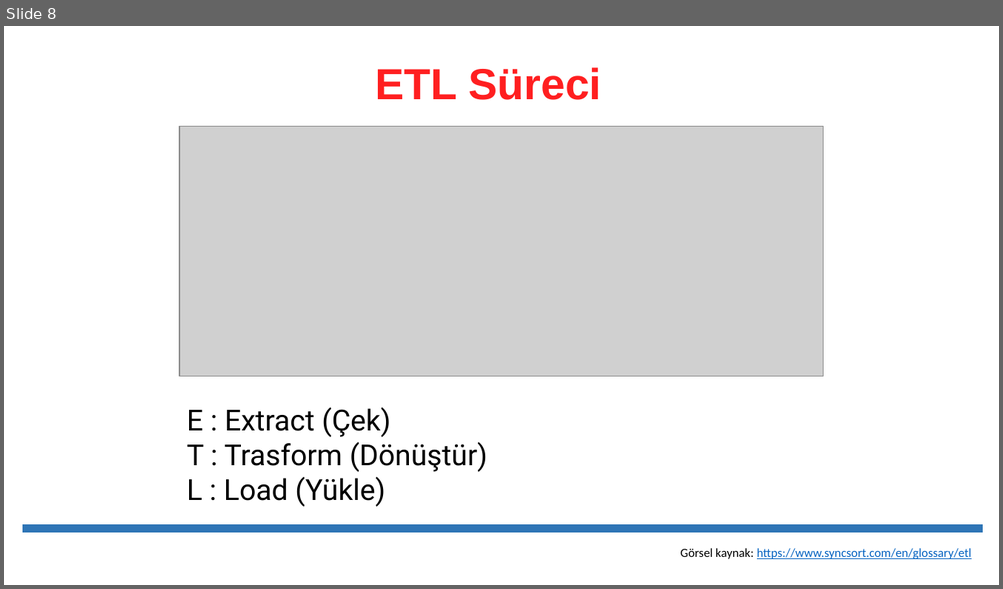
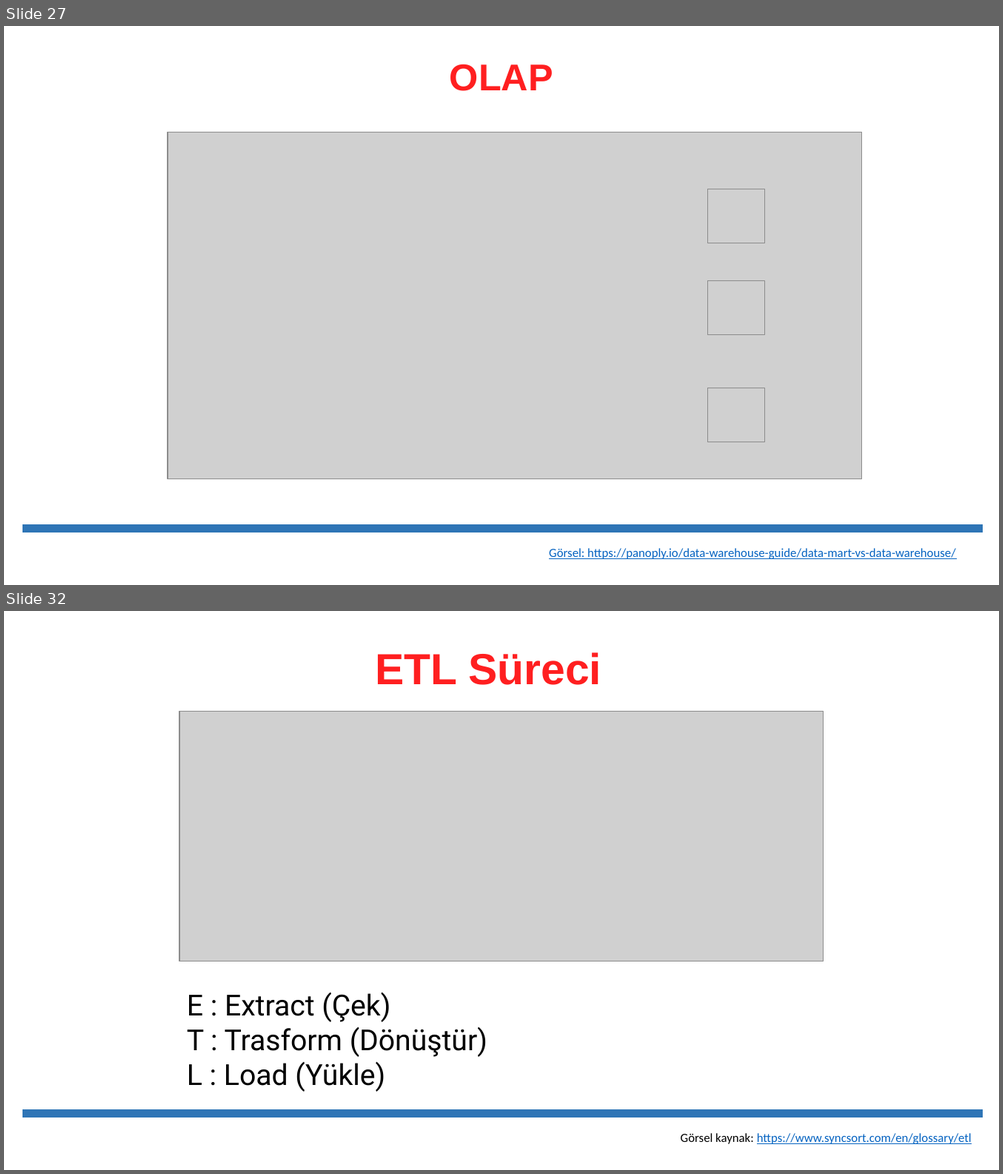
Before and after one commit to erkansirin78/preprocessing-analysis-ml-dl-big-data, a slide deck: 08_etl/01_ETL_Darawarehouse.pptx. Shown one above the other, each under a label of ours: slide 8 before the commit, slides 27 and 32 after it; the slides between them are not shown. The pictures are 1003x589 and 1003x1174 pixels, drawn with LibreOffice and Linux fonts; fonts in the diff are those of the drawing; grey boxes stand for pictures. Boxes give left, top, right and bottom in pixels: in the first picture for what was removed or moved away, otherwise in the second. Text is boxed around its words. In the diff, an @@ line names an element or a change of style, - is before the commit and + after.

```diff
--- a/08_etl/01_ETL_Darawarehouse.pptx
+++ b/08_etl/01_ETL_Darawarehouse.pptx
@@ slide 27 added at (4,26,999,585), background #FFFFFF @@
@@ text added at (449,64,553,91), 36 pt, text #FF1F20, bold @@
+OLAP
@@ picture added at (168,132,861,480) @@
@@ picture added at (708,190,765,244) @@
@@ picture added at (708,281,765,335) @@
@@ picture added at (708,389,765,443) @@
@@ line added from (22, 529) to (983, 529), #2E75B6 8 pt @@
@@ text added at (549,548,956,560), 12 pt, text #0563C1, underline @@
+Görsel: https://panoply.io/data-warehouse-guide/data-mart-vs-data-warehouse/
@@ what was slide 8 is now slide 32 @@
```
Also in this commit, not shown: 4 slides changed, 33 other slides added, 34 other files.
